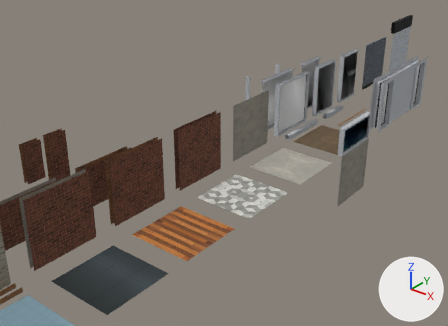
What one commit did to the FBX model Assets/VXR1161/Models/DealStealer-ModelKit.fbx.
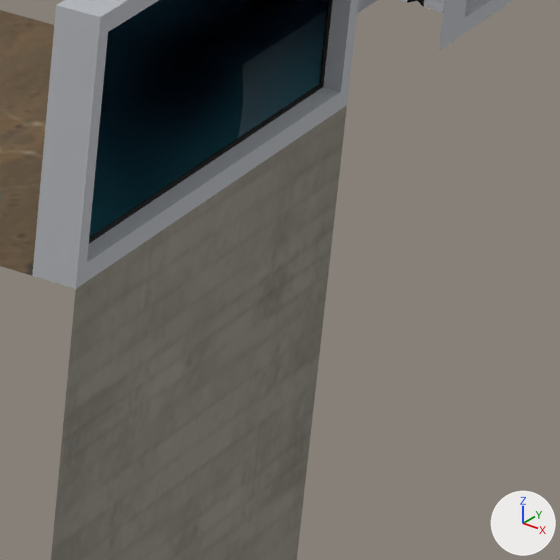
Old and new are each drawn from a camera (50 mm lens) standing at (13.39, 1.53, 13.67) and looking at (-5.25, 24.83, -0.77) and again close up on the part from 75% to 87% of the width and 39% to 56% of the height. Every picture has the same lights, and +X, +Y and +Z are marked at lower right. The first two pictures are the older version. Where no turn or scale is listed for an object, it has been applied to the vertices.

Script lines for the objects in view, before the commit:
```python
me_cube_047 = bpy.data.meshes.new('Cube.047')
me_cube_047.from_pydata(...)  # 158 vertices, 134 faces; spans x -0.44..0.0, y 0.0..3.0, z 0.0..1.64
# faces by material slot: [133, 1]
me_cube_047.materials.append(mat_trim_sheet)  # picture img_mall__trim_sheet__png
me_cube_047.materials.append(mat_glass)  # picture img_mall__trim_sheet__png
me_cube_048 = bpy.data.meshes.new('Cube.048')
me_cube_048.from_pydata(...)  # 4 vertices, 2 faces; spans x 0.0, y 0.0..3.0, z 0.0..3.0
me_cube_048.materials.append(mat_trim_sheet)  # picture img_mall__trim_sheet__png
me_cube_066 = bpy.data.meshes.new('Cube.066')
me_cube_066.from_pydata(...)  # 67 vertices, 129 faces; spans x -0.55..0.05, y 0.0..6.0, z 0.0..3.0
# faces by material slot: [125, 4]
me_cube_066.materials.append(mat_trim_sheet)  # picture img_mall__trim_sheet__png
me_cube_066.materials.append(mat_glass)  # picture img_mall__trim_sheet__png
ob_concrete_wall_001 = bpy.data.objects.new('Concrete Wall.001', me_cube_048)
ob_concrete_wall_001.location = (0.0, 28.0, -3.0)
ob_entrance_base = bpy.data.objects.new('Entrance.Base', me_cube_066)
ob_entrance_base.location = (0.0, 32.0, 0.0)
ob_glass_banister = bpy.data.objects.new('Glass Banister', me_cube_047)
ob_glass_banister.location = (0.0, 28.0, 0.0)
# also in view: 'Floor Tile B.001' at (-1.5, 29.5, 0.0)
```
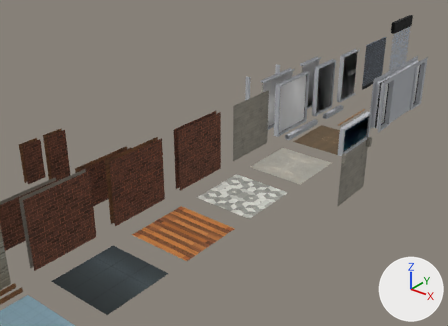
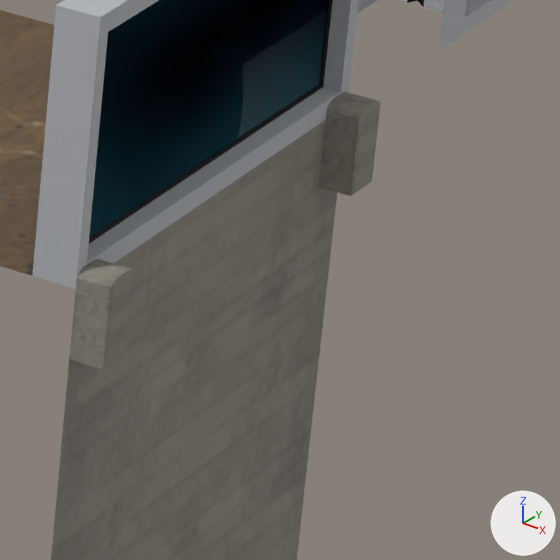
Commit message: Added cement block to window banister

Edits to the bpy script that builds the scene:
```text
Change me_cube_047:
    used by ob_glass_banister; location = (0.0, 28.0, 0.0)
    remove me_cube_047.from_pydata(...)  # 158 vertices, 134 faces; spans x -0.44..0.0, y 0.0..3.0, z 0.0..1.64
    add me_cube_047.from_pydata(...)  # 278 vertices, 240 faces; spans x -0.44..0.2, y 0.0..3.0, z -0.4..1.64
    me_cube_047 part 1: a new loose piece of 60 vertices spanning x 0.0..0.2, y 0.0..0.25, z -0.4..0.1, in mat_trim_sheet (picture img_mall__trim_sheet__png)
    me_cube_047 part 2: a new loose piece of 60 vertices spanning x 0.0..0.2, y 2.75..3.0, z -0.4..0.1, in mat_trim_sheet (picture img_mall__trim_sheet__png)
```

Where the change shows, as pixel boxes (x1, y1, x2, y2) in the close-ups (560 x 560 px):
'Glass Banister', reshaped: before (32, 0, 359, 289); after (32, 0, 380, 370)
part 1 of me_cube_047, added: after (69, 259, 134, 370)
part 2 of me_cube_047, added: after (318, 92, 380, 196)
